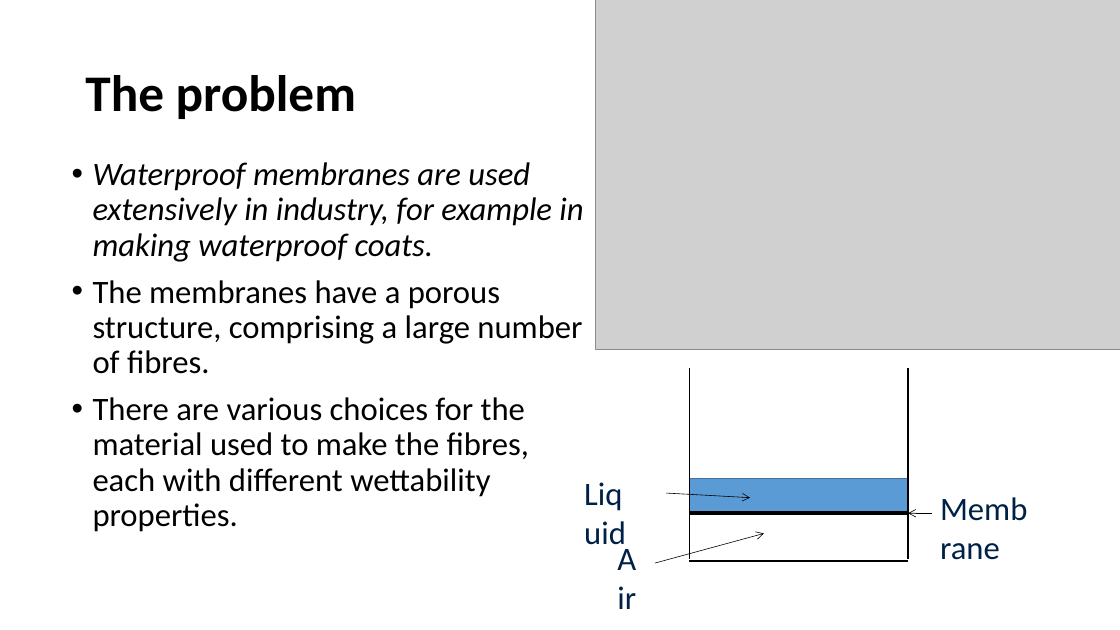
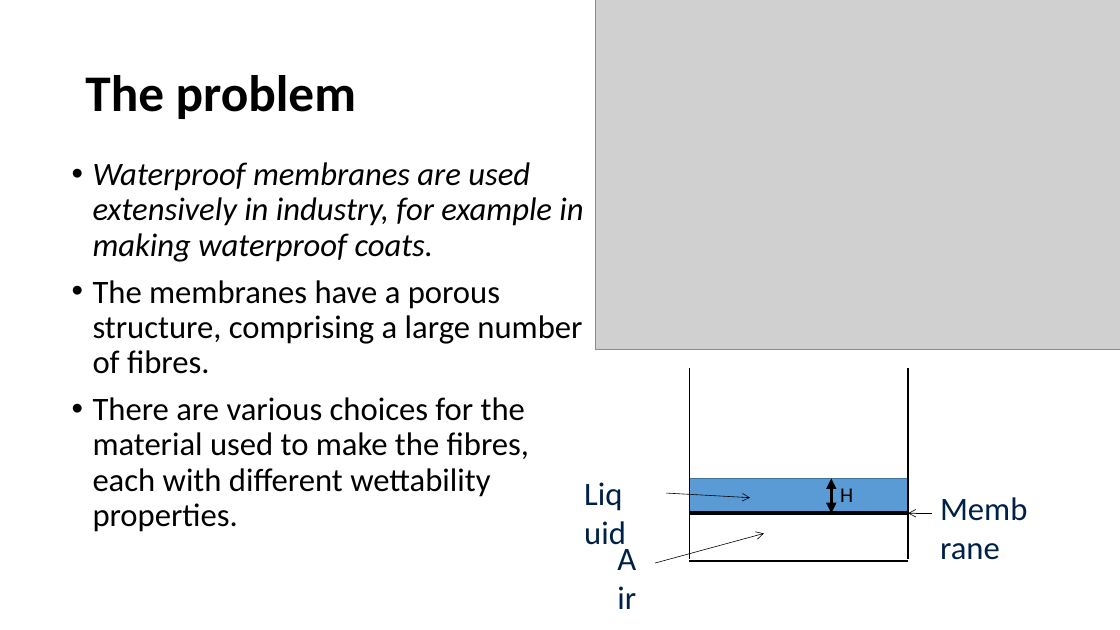
Before and after one commit to OGBond/Modelling1, a slide deck: slide 2 of Presentation/Presentation.pptx. Drawn at 1120x630 pixels with LibreOffice and Linux fonts; fonts in the diff are those of the drawing; grey boxes stand for pictures. Boxes give left, top, right and bottom in pixels: in the first picture for what was removed or moved away, otherwise in the second. Text is boxed around its words. In the diff, an @@ line names an element or a change of style, - is before the commit and + after.

```diff
--- a/Presentation/Presentation.pptx
+++ b/Presentation/Presentation.pptx
@@ double arrow added from (832, 479) to (832, 513), #000000 3 pt @@
@@ text added at [840, 488, 853, 502], 18 pt, text #000000 @@
+H
```
Also in this commit, not shown: 1 other slide changed, 2 slides added, 3 slides removed, 1 other file.
